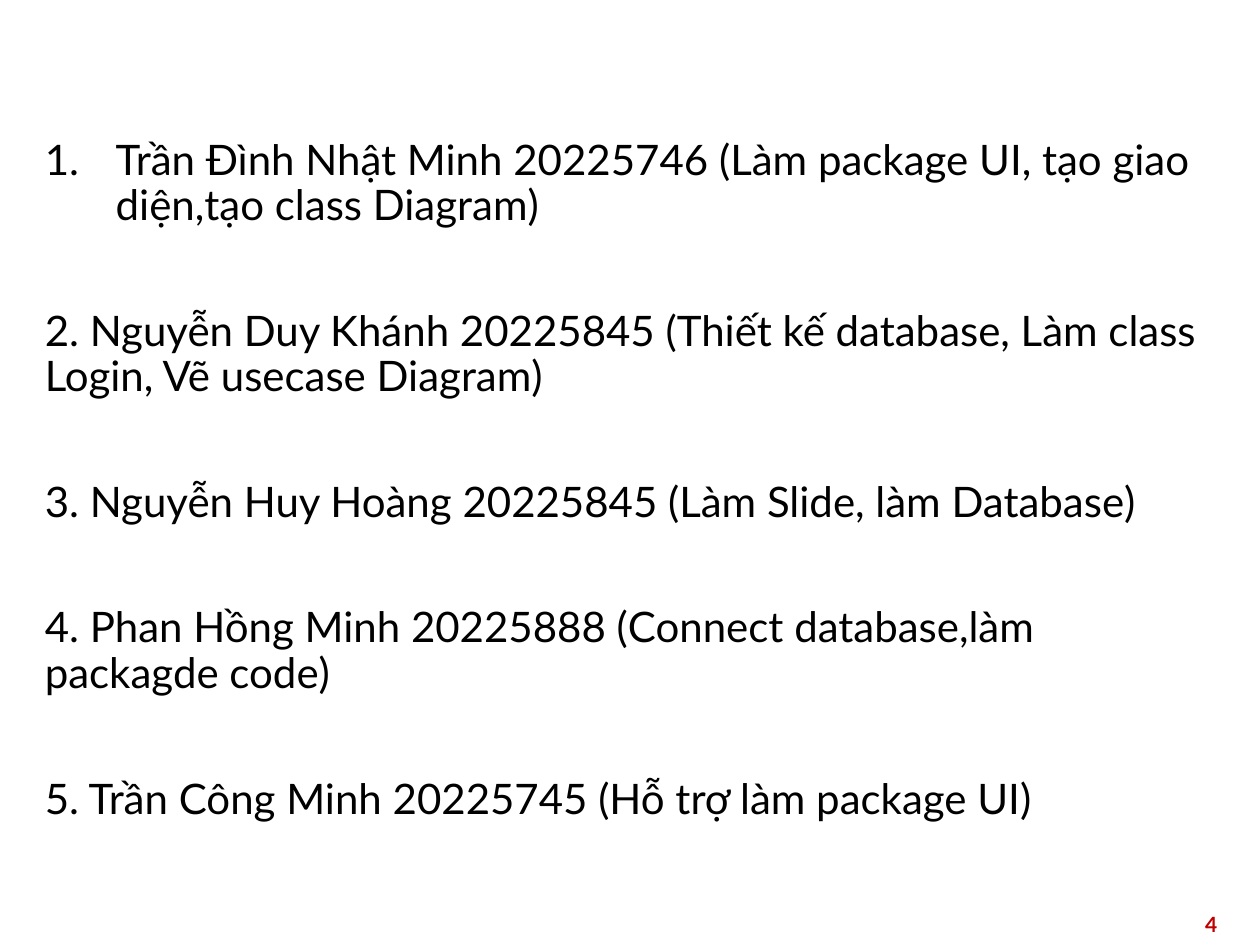
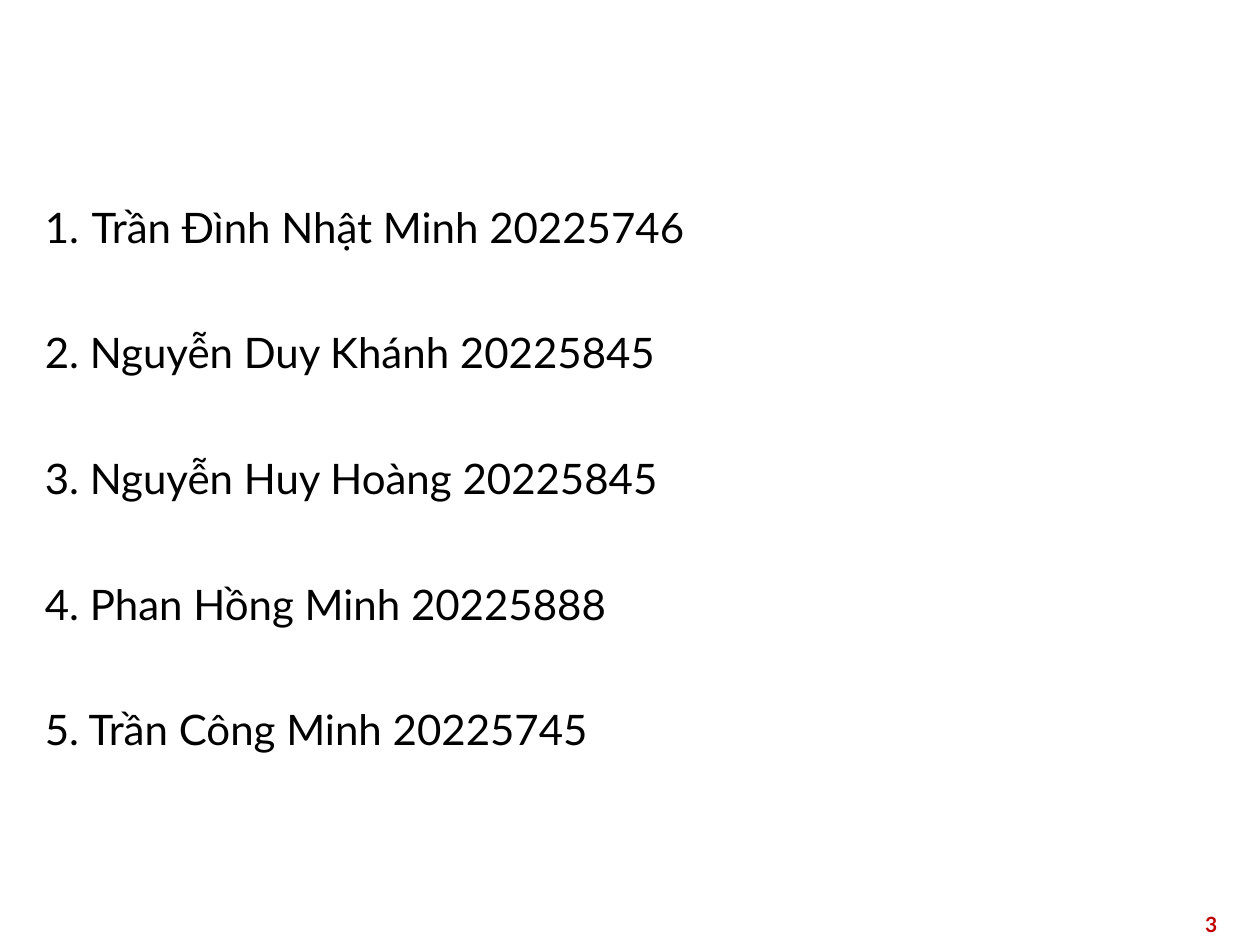
Before and after one commit to trandinhnhatminh1452/OOP, a slide deck: slide 3 of Báo cáo OOP.pptx (slide 4 before the commit). Drawn at 1260x945 pixels with LibreOffice and Linux fonts; fonts in the diff are those of the drawing; background and template pictures are left out. Boxes give left, top, right and bottom in pixels: in the first picture for what was removed or moved away, otherwise in the second. Text is boxed around its words. In the diff, an @@ line names an element or a change of style, - is before the commit and + after.

```diff
--- a/Báo cáo OOP.pptx
+++ b/Báo cáo OOP.pptx
@@ text at (45, 209, 684, 753): text changed @@
-1. Trần Đình Nhật Minh 20225746 (Làm package UI, tạo giao diện,tạo class Diagram)
-2. Nguyễn Duy Khánh 20225845 (Thiết kế database, Làm class Login, Vẽ usecase Diagram)
-3. Nguyễn Huy Hoàng 20225845 (Làm Slide, làm Database)
-4. Phan Hồng Minh 20225888 (Connect database,làm packagde code)
-5. Trần Công Minh 20225745 (Hỗ trợ làm package UI)
+1. Trần Đình Nhật Minh 20225746
+2. Nguyễn Duy Khánh 20225845
+3. Nguyễn Huy Hoàng 20225845
+4. Phan Hồng Minh 20225888
+5. Trần Công Minh 20225745
@@ page number at (1205, 916, 1217, 932): text changed @@
-4
+3
```
Also in this commit, not shown: 7 other slides changed, 1 slide added, 1 slide removed, 35 other files.
